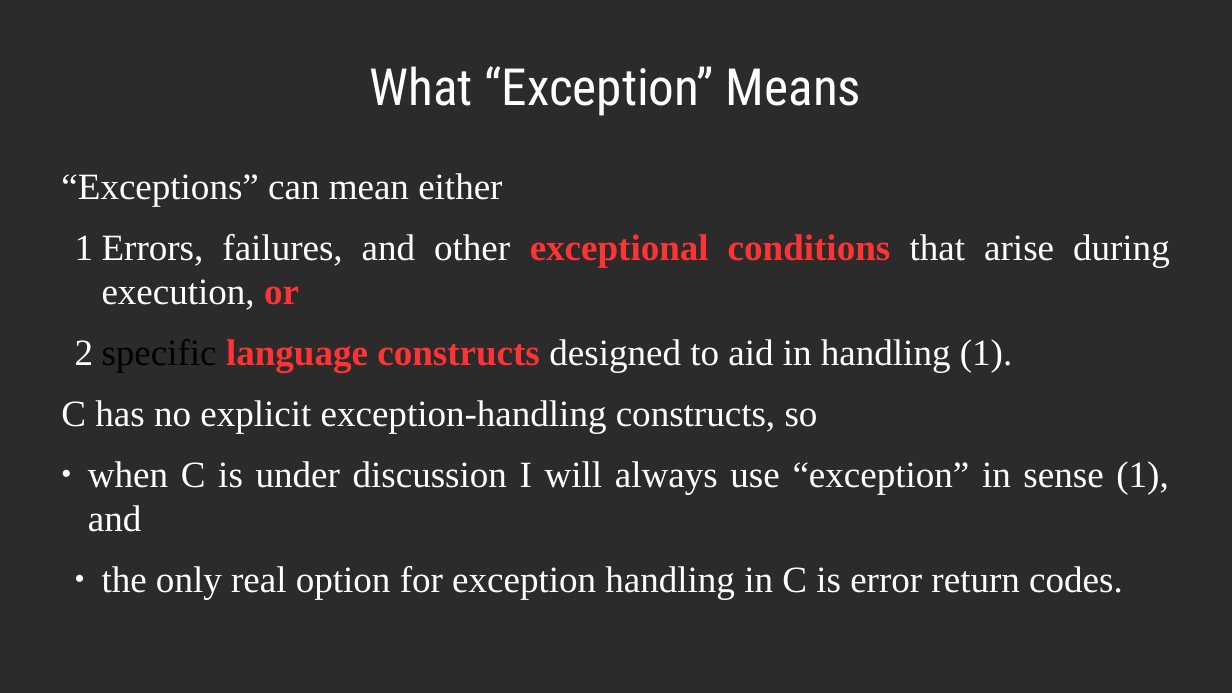
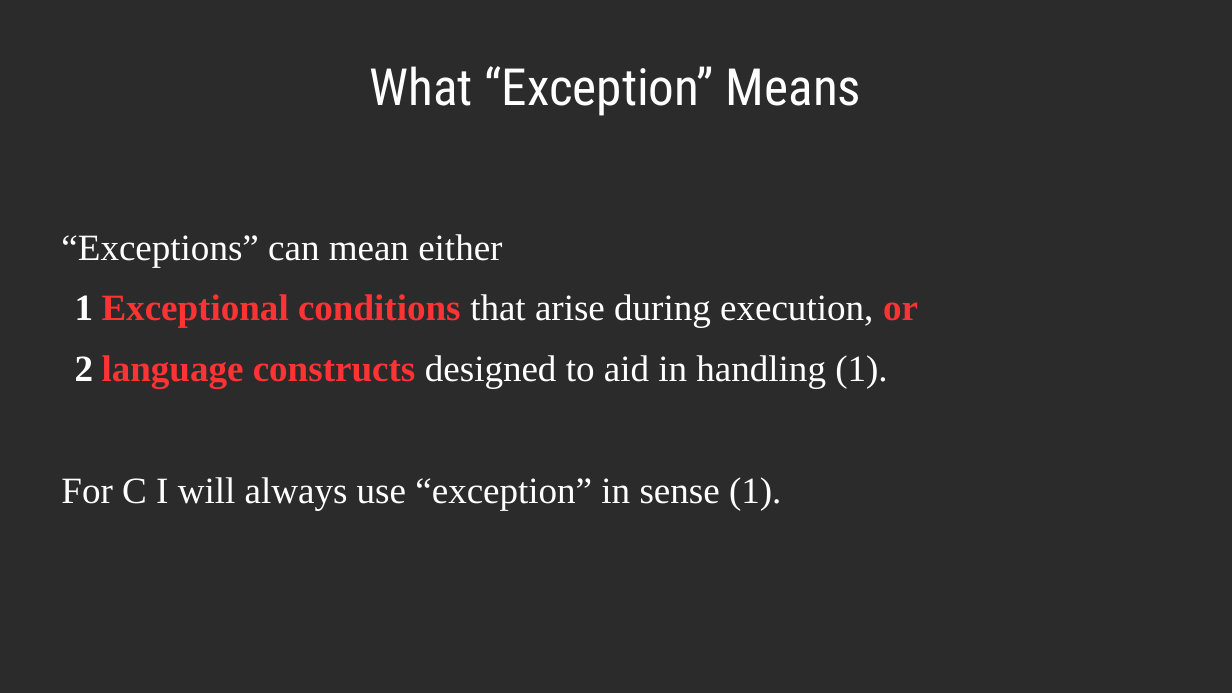
Before and after one commit to dllaurence/youngmanandc, a slide deck: slide 56 of 2020-youngmanandthec-scale.odp (slide 46 before the commit). Drawn at 1232x693 pixels with LibreOffice and Linux fonts; fonts in the diff are those of the drawing; background and template pictures are left out; a plain dark background stands for a picture behind light text. Boxes give left, top, right and bottom in pixels: in the first picture for what was removed or moved away, otherwise in the second. Text is boxed around its words. In the diff, an @@ line names an element or a change of style, - is before the commit and + after.

```diff
--- a/2020-youngmanandthec-scale.odp
+++ b/2020-youngmanandthec-scale.odp
@@ text at (61, 294, 918, 510): text changed @@
-1 Errors, failures, and other exceptional conditions that arise during execution, or
-2 specific language constructs designed to aid in handling (1).
-C has no explicit exception-handling constructs, so
-● when C is under discussion I will always use “exception” in sense (1), and
-● the only real option for exception handling in C is error return codes.
+1 Exceptional conditions that arise during execution, or
+2 language constructs designed to aid in handling (1).
+For C I will always use “exception” in sense (1).
```
Also in this commit, not shown: 12 other slides changed, 15 slides added, 3 slides removed.
